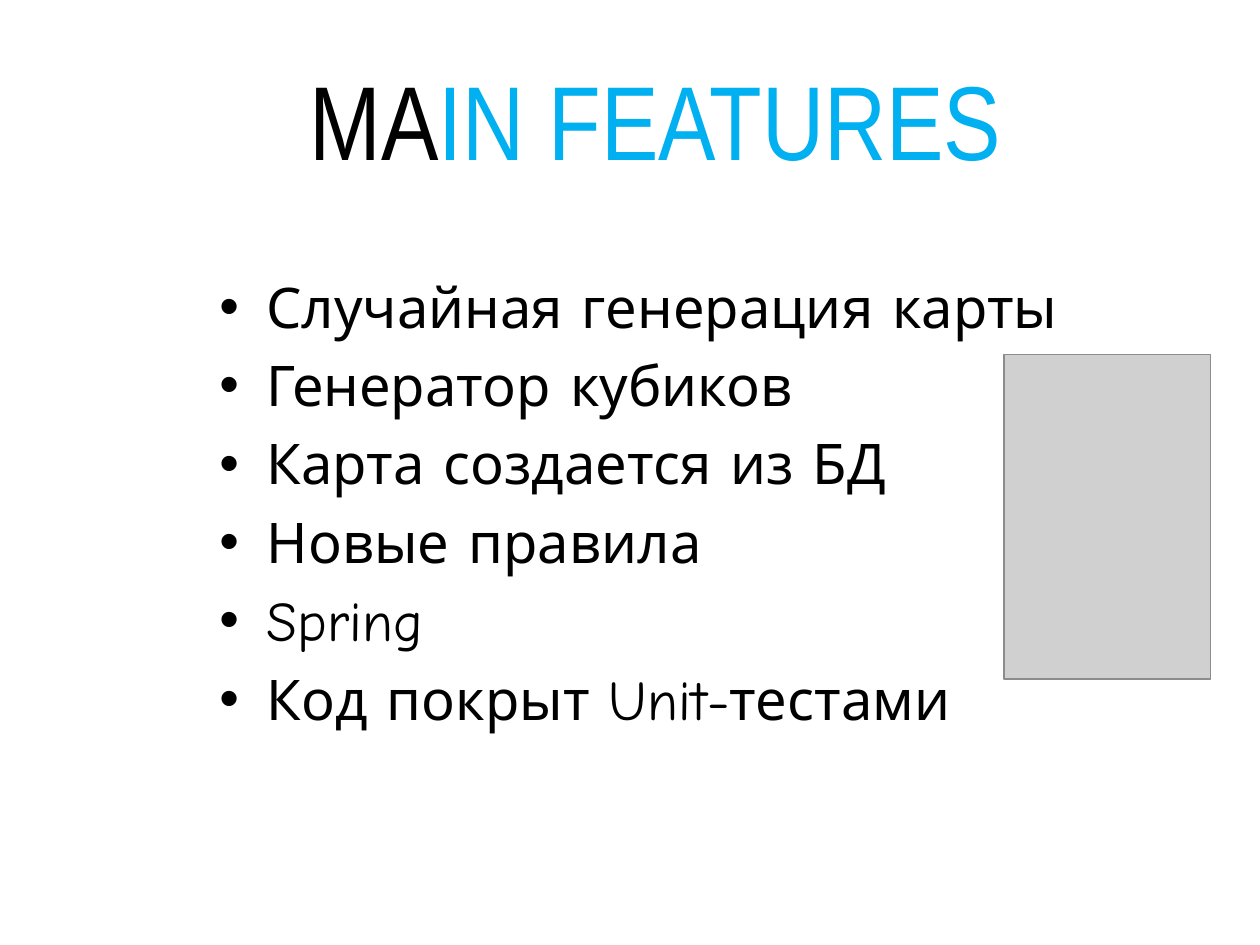
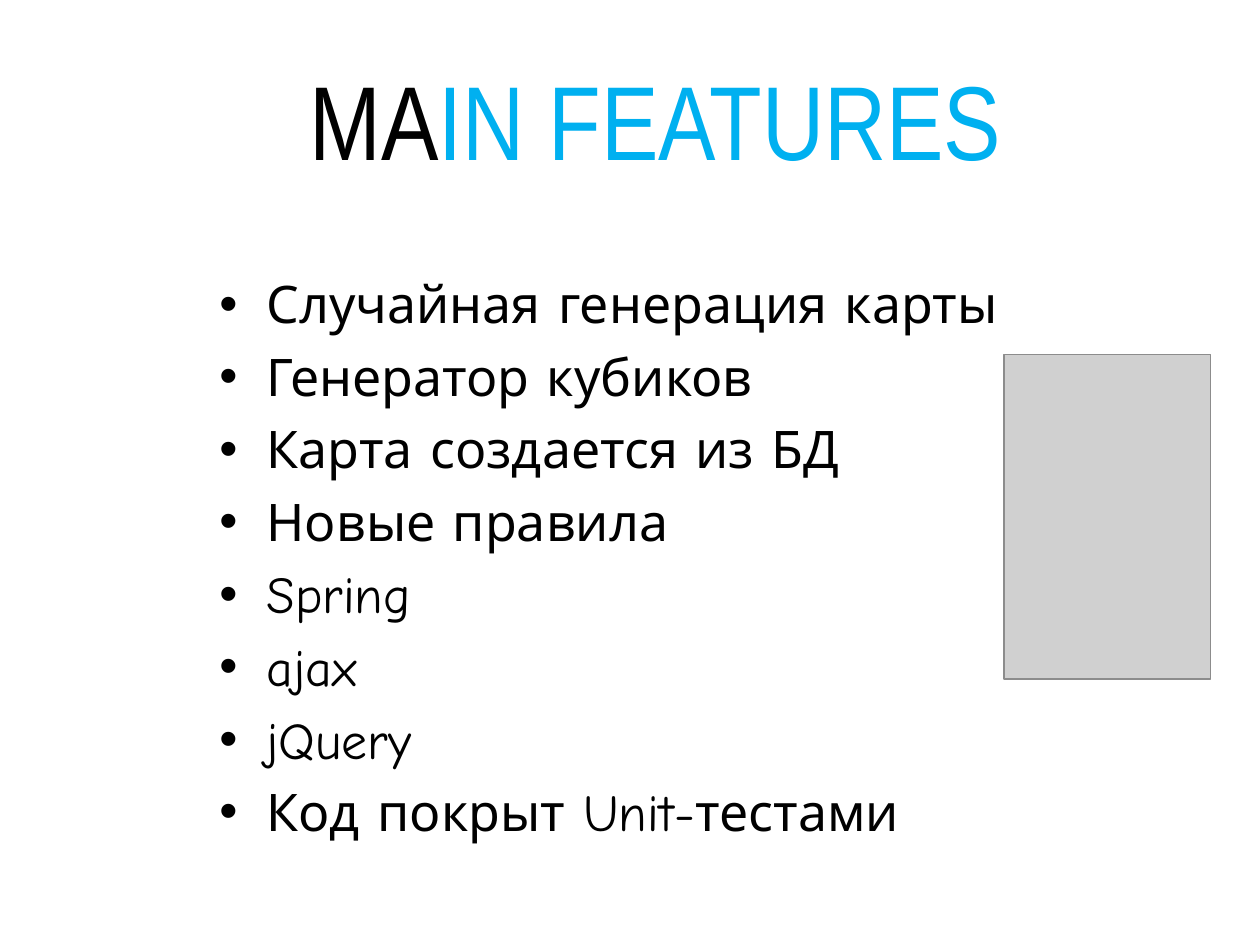
Before and after one commit to rlbozhko/nc-monopoly-ta-2014, a slide deck: slide 15 of docs/Презентация Черновик.pptm. Drawn at 1260x945 pixels with LibreOffice and Linux fonts; fonts in the diff are those of the drawing; grey boxes stand for pictures; background and template pictures are left out. Boxes give left, top, right and bottom in pixels: in the first picture for what was removed or moved away, otherwise in the second. Text is boxed around its words. In the diff, an @@ line names an element or a change of style, - is before the commit and + after.

```diff
--- a/docs/Презентация Черновик.pptm
+++ b/docs/Презентация Черновик.pptm
@@ text at <box>267,283,998,844</box>: size 32 to 29.6 pt @@
@@ text at <box>267,651,412,770</box>: paragraphs added @@
+• ajax
+• jQuery
```
Also in this commit, not shown: 1 other file.
